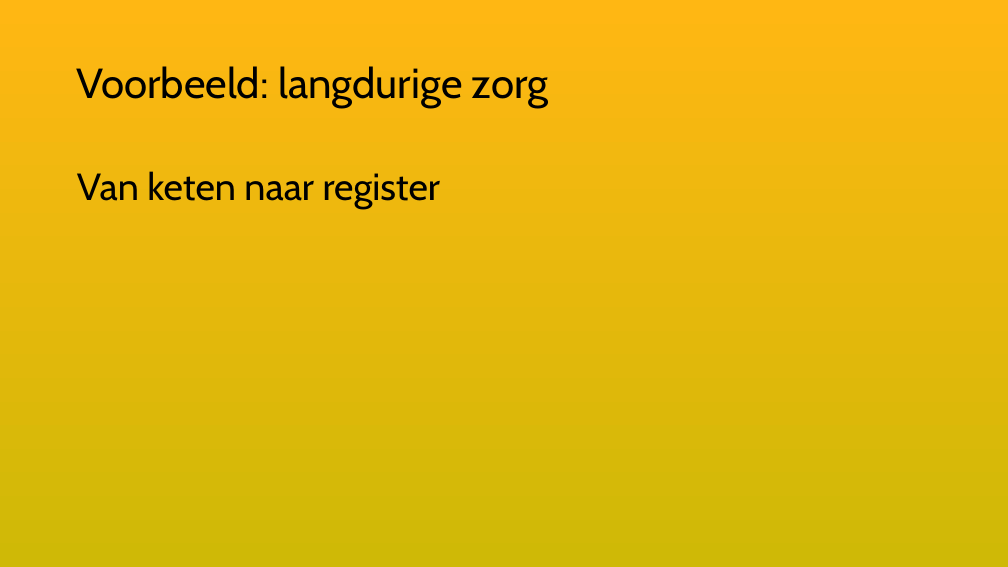
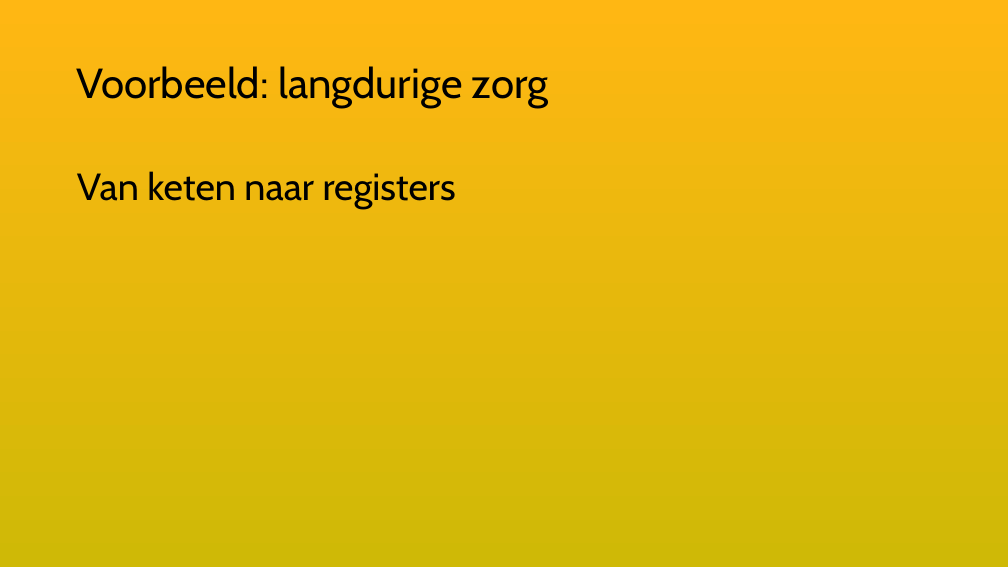
Before and after one commit to VNG-Realisatie/ftv, a slide deck: slide 32 of static/documents/20261118-keten-privacy-officers-JenV.pptx (slide 34 before the commit). Drawn at 1008x567 pixels with LibreOffice and Linux fonts; fonts in the diff are those of the drawing. Boxes give left, top, right and bottom in pixels: in the first picture for what was removed or moved away, otherwise in the second. Text is boxed around its words. In the diff, an @@ line names an element or a change of style, - is before the commit and + after.

Commit message:
ODRL voorbeelden toegevoegd

```diff
--- a/static/documents/20261118-keten-privacy-officers-JenV.pptx
+++ b/static/documents/20261118-keten-privacy-officers-JenV.pptx
@@ text at box(77, 171, 456, 209): text changed @@
-Van keten naar register
+Van keten naar registers
```
Also in this commit, not shown: 13 other slides changed, 3 slides added, 2 slides removed.
